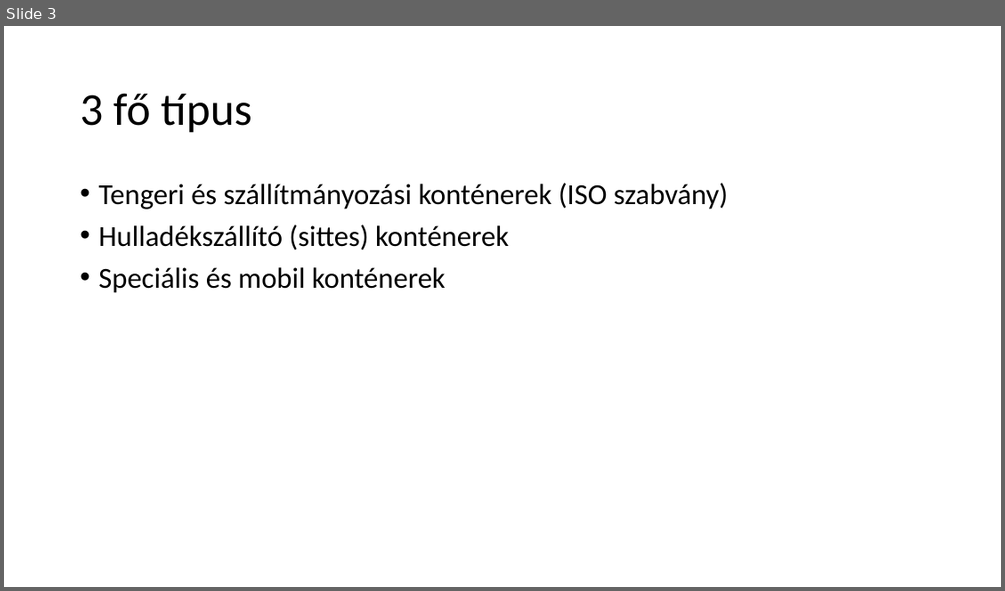
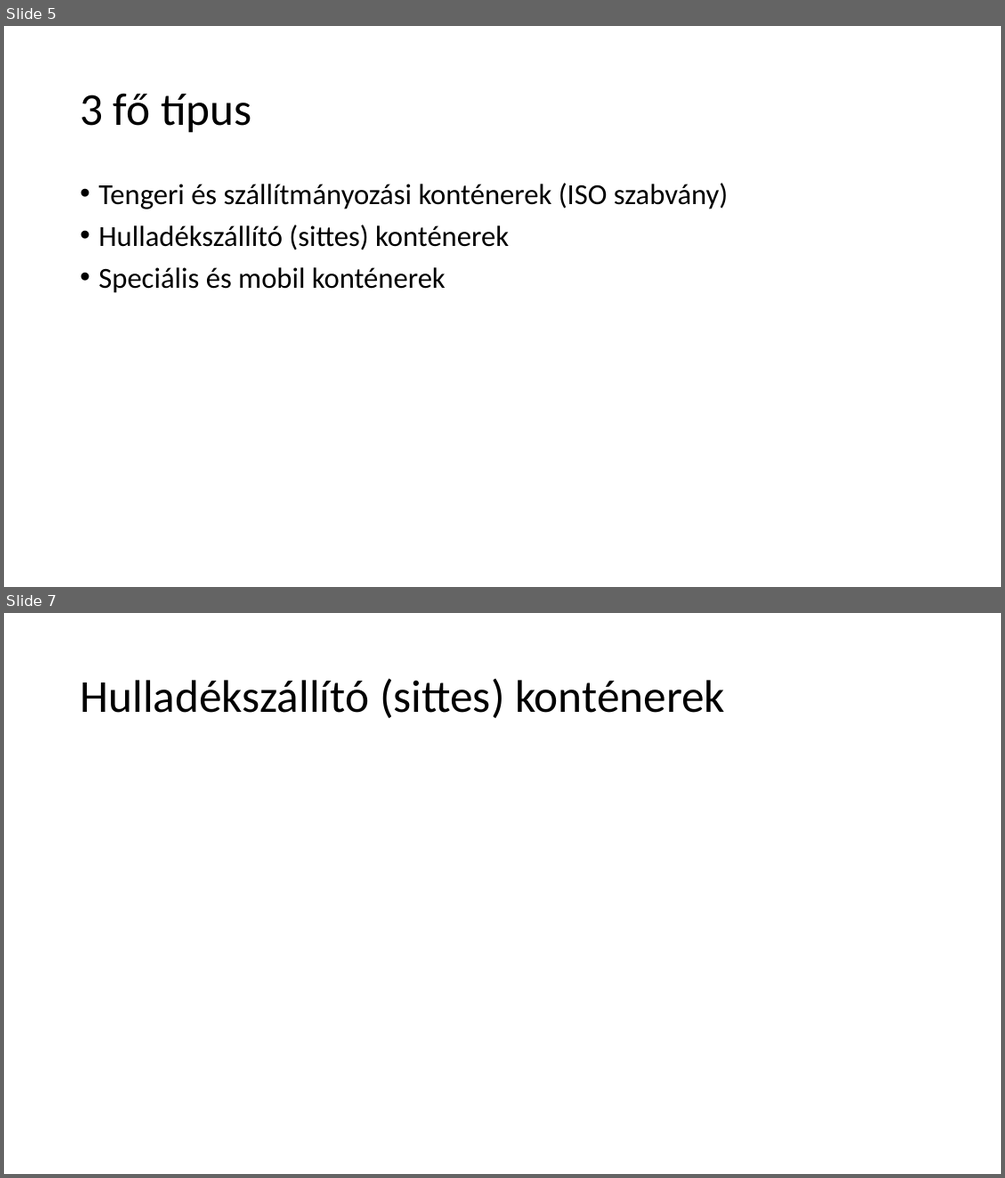
Before and after one commit to MimitheEmili/Kont-ner-Project, a slide deck: Konténerek.pptx. Shown one above the other, each under a label of ours: slide 3 before the commit, slides 5 and 7 after it; the slides between them are not shown. The pictures are 1005x591 and 1005x1178 pixels, drawn with LibreOffice and Linux fonts; fonts in the diff are those of the drawing. Boxes give left, top, right and bottom in pixels: in the first picture for what was removed or moved away, otherwise in the second. Text is boxed around its words. In the diff, an @@ line names an element or a change of style, - is before the commit and + after.

```diff
--- a/Konténerek.pptx
+++ b/Konténerek.pptx
@@ slide 7 added at [4,613,1001,1174], background #FFFFFF @@
@@ title added at [80,678,725,718], 44 pt, text #000000 @@
+Hulladékszállító (sittes) konténerek
@@ what was slide 3 is now slide 5 @@
```
Also in this commit, not shown: 3 slides changed, 4 other slides added, 4 slides removed.
